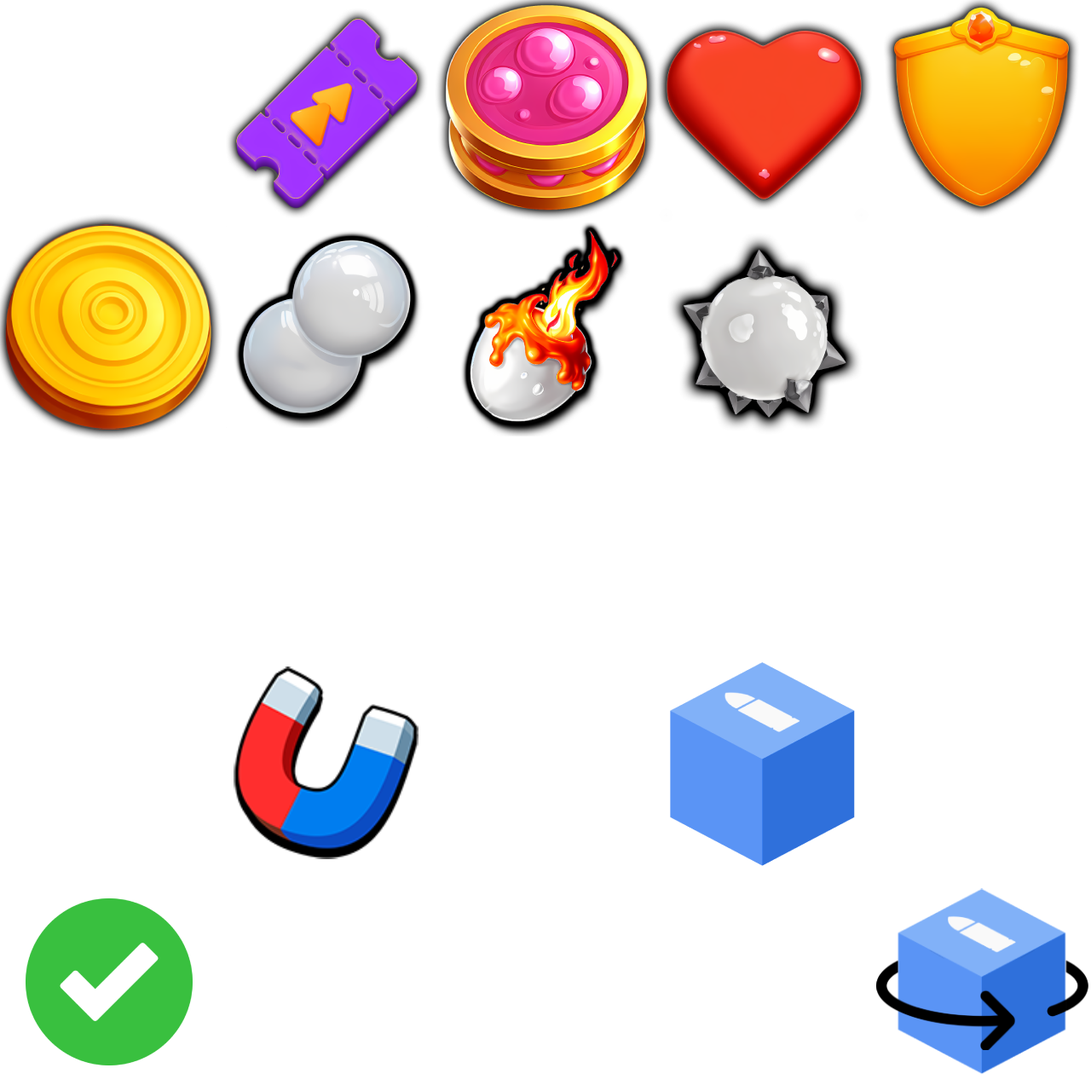
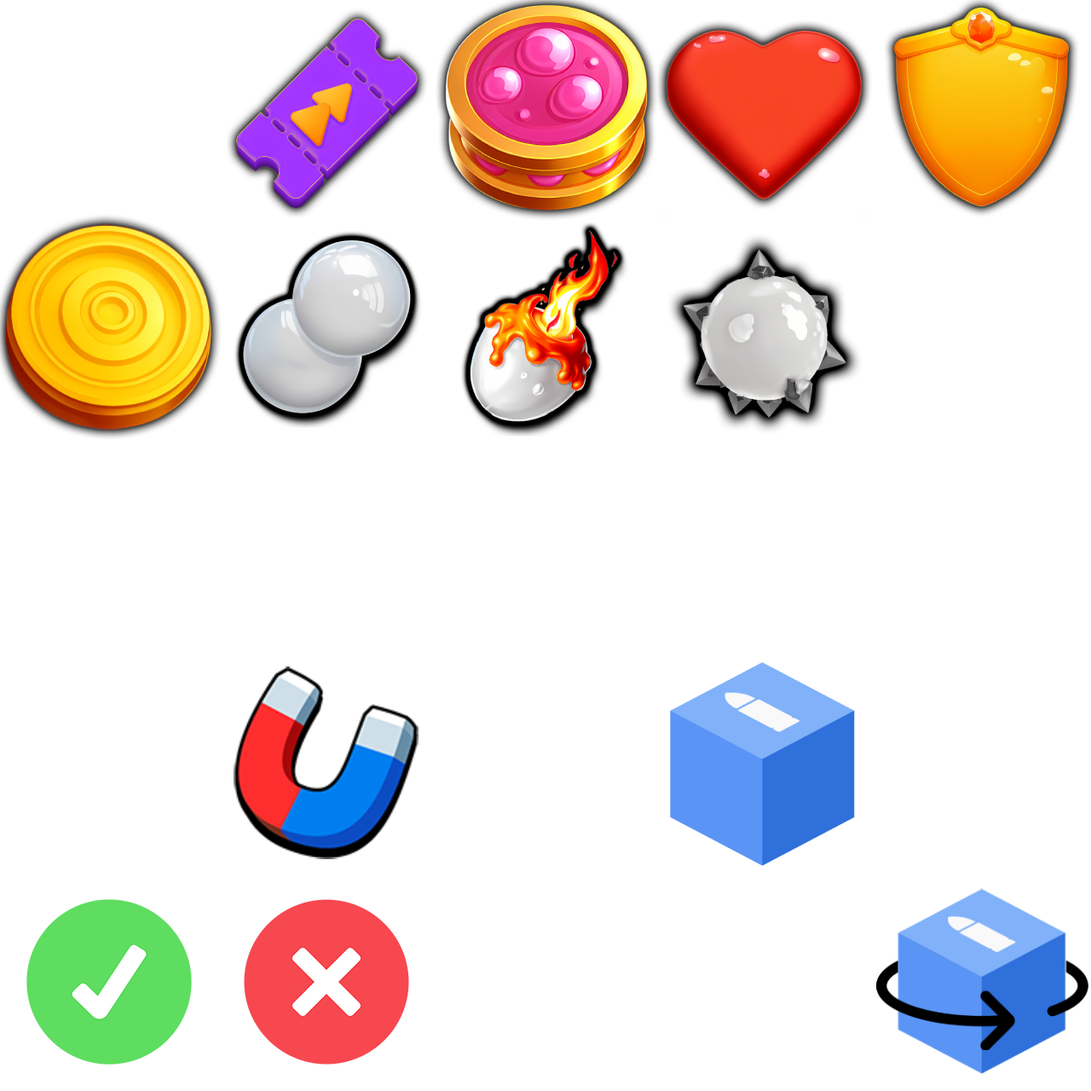
Two versions of the same layered image (1091 x 1091). Layer-by-layer changes:
added layer "yes" in group "Icons" over [26,899,192,1066]
added layer "cross" in group "Icons" over [243,899,410,1066]
hid "Check" over [25,898,193,1066]
